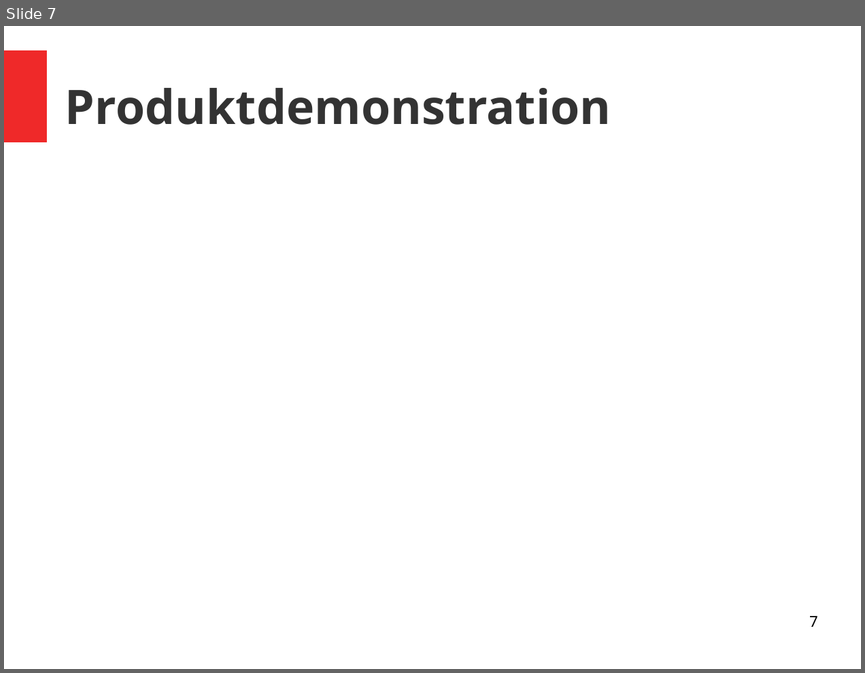
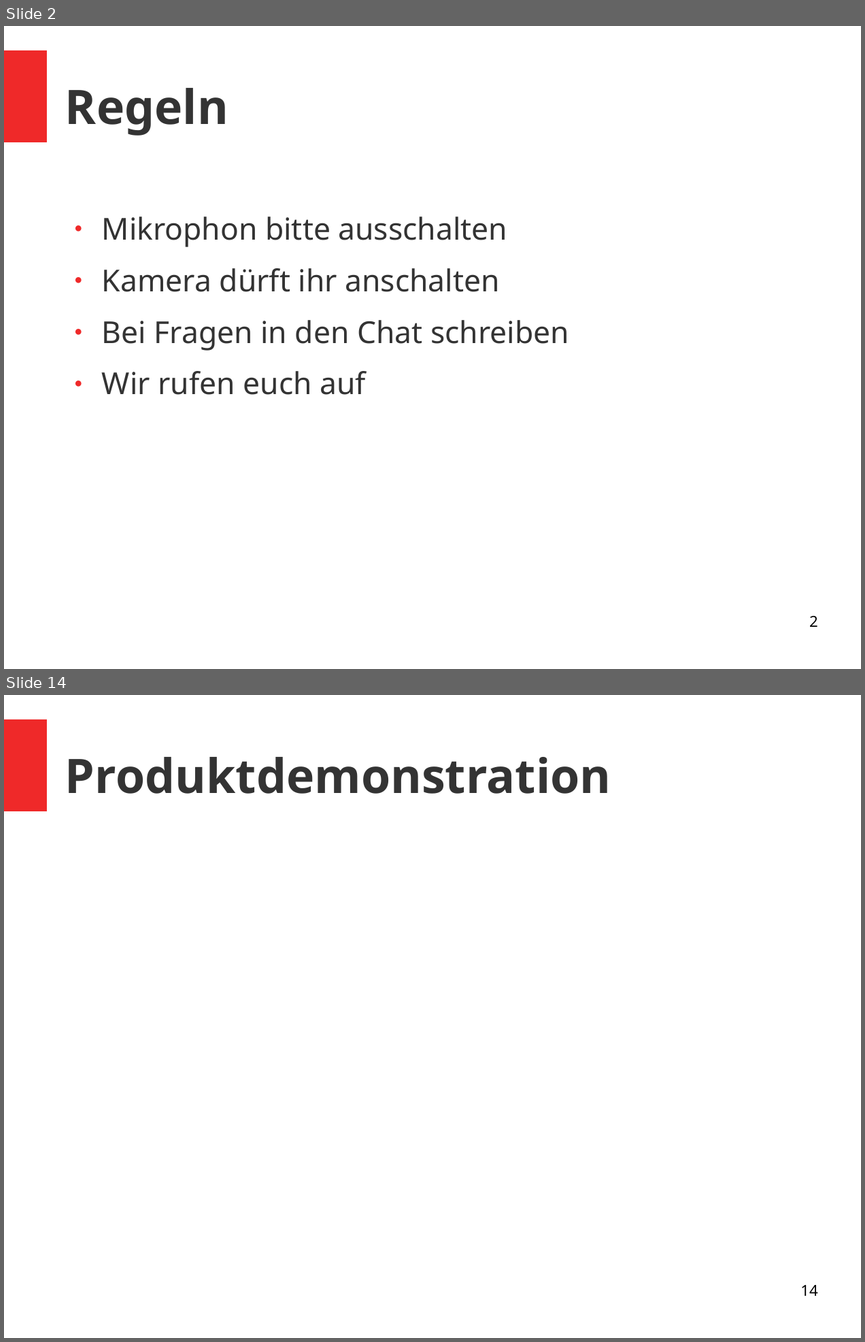
Before and after one commit to vlle1/dokumente-earablesKIT, a slide deck: Abschlusspräsi/Abschlusspräsi.odp. Shown one above the other, each under a label of ours: slide 7 before the commit, slides 2 and 14 after it; the slides between them are not shown. The pictures are 865x673 and 865x1342 pixels, drawn with LibreOffice and Linux fonts; fonts in the diff are those of the drawing. Boxes give left, top, right and bottom in pixels: in the first picture for what was removed or moved away, otherwise in the second. Text is boxed around its words. In the diff, an @@ line names an element or a change of style, - is before the commit and + after.

```diff
--- a/Abschlusspräsi/Abschlusspräsi.odp
+++ b/Abschlusspräsi/Abschlusspräsi.odp
@@ slide 2 added at [4,26,861,669], background #FFFFFF; not listed: 1 template element that a slide beside it also shows @@
@@ title added at [65,88,228,135], 44 pt, text #333333, bold @@
+Regeln
@@ text added at [102,216,569,395], 28 pt, text #333333 @@
+● Mikrophon bitte ausschalten
+● Kamera dürft ihr anschalten
+● Bei Fragen in den Chat schreiben
+● Wir rufen euch auf
@@ page number added at [809,616,818,626], 14 pt, text #000000 @@
+2
@@ what was slide 7 is now slide 14 @@
@@ page number at [800,1285,817,1295]: text changed @@
-7
+14
```
Also in this commit, not shown: 7 slides changed, 12 other slides added, 2 slides removed, 7 other files.
